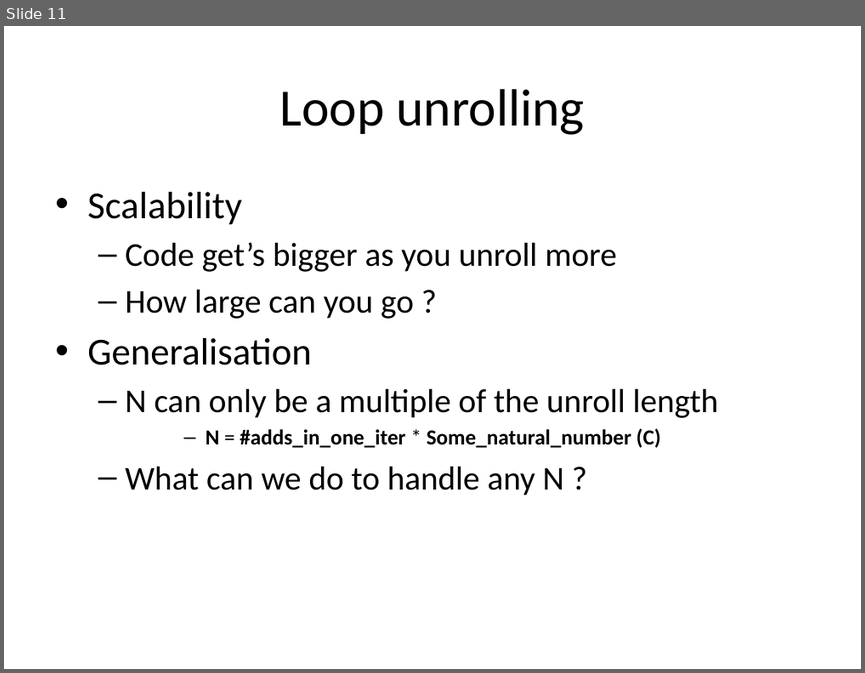
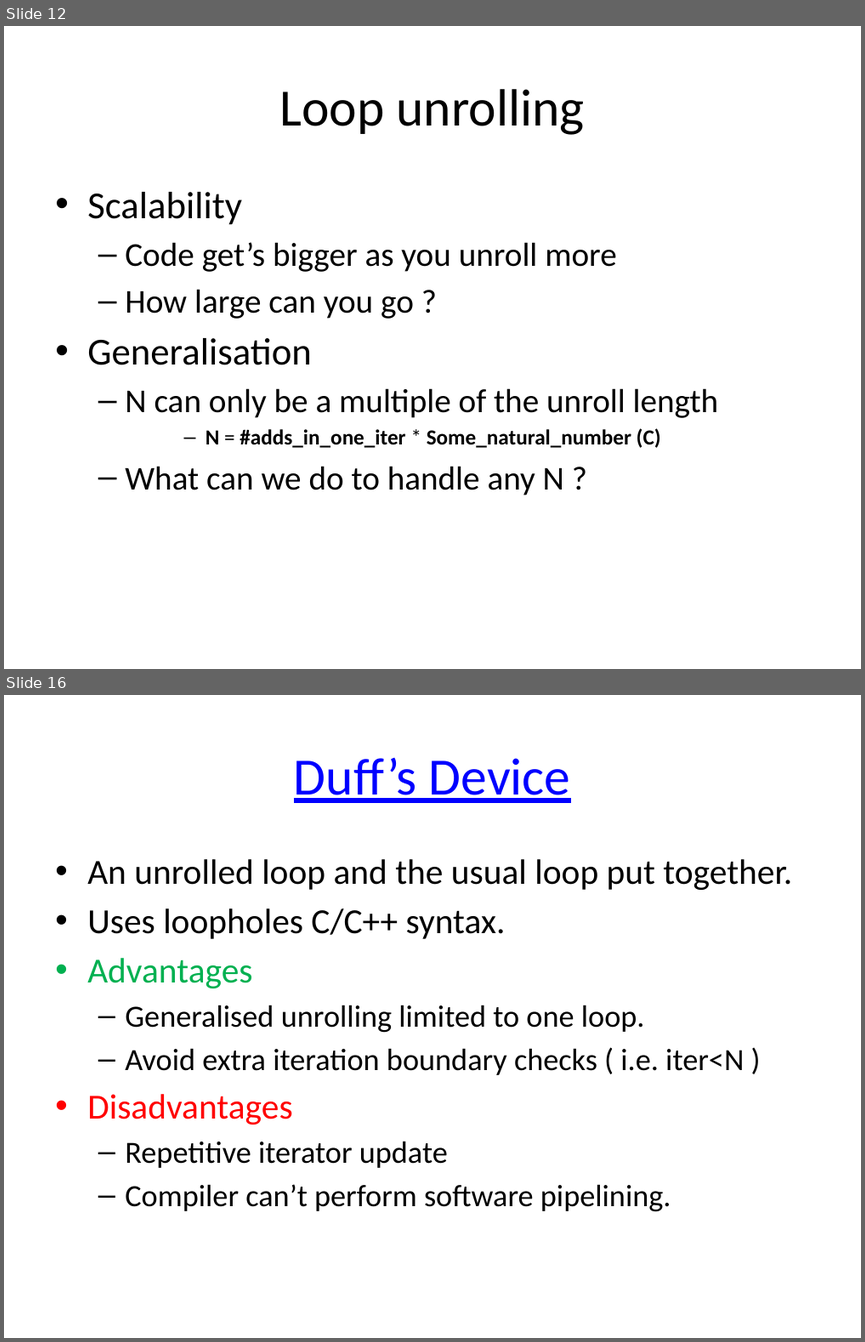
Before and after one commit to singam-sanjay/ACM-BPHC_IntroToParProg, a slide deck: Presentations/Summation.pptx. Shown one above the other, each under a label of ours: slide 11 before the commit, slides 12 and 16 after it; the slides between them are not shown. The pictures are 865x673 and 865x1342 pixels, drawn with LibreOffice and Linux fonts; fonts in the diff are those of the drawing. Boxes give left, top, right and bottom in pixels: in the first picture for what was removed or moved away, otherwise in the second. Text is boxed around its words. In the diff, an @@ line names an element or a change of style, - is before the commit and + after.

```diff
--- a/Presentations/Summation.pptx
+++ b/Presentations/Summation.pptx
@@ slide 16 added at (4, 695, 861, 1338), background #FFFFFF @@
@@ title added at (294, 758, 571, 803), 44 pt, text #0000FF, underline @@
+Duff’s Device
@@ text added at (87, 859, 792, 1212), 25.9 pt, text #000000 @@
+• An unrolled loop and the usual loop put together.
+• Uses loopholes C/C++ syntax.
+• Advantages
+  – Generalised unrolling limited to one loop.
+  – Avoid extra iteration boundary checks ( i.e. iter<N )
+• Disadvantages
+  – Repetitive iterator update
+  – Compiler can’t perform software pipelining.
@@ what was slide 11 is now slide 12 @@
```
Also in this commit, not shown: 1 slide changed, 5 other slides added, 2 other files.
